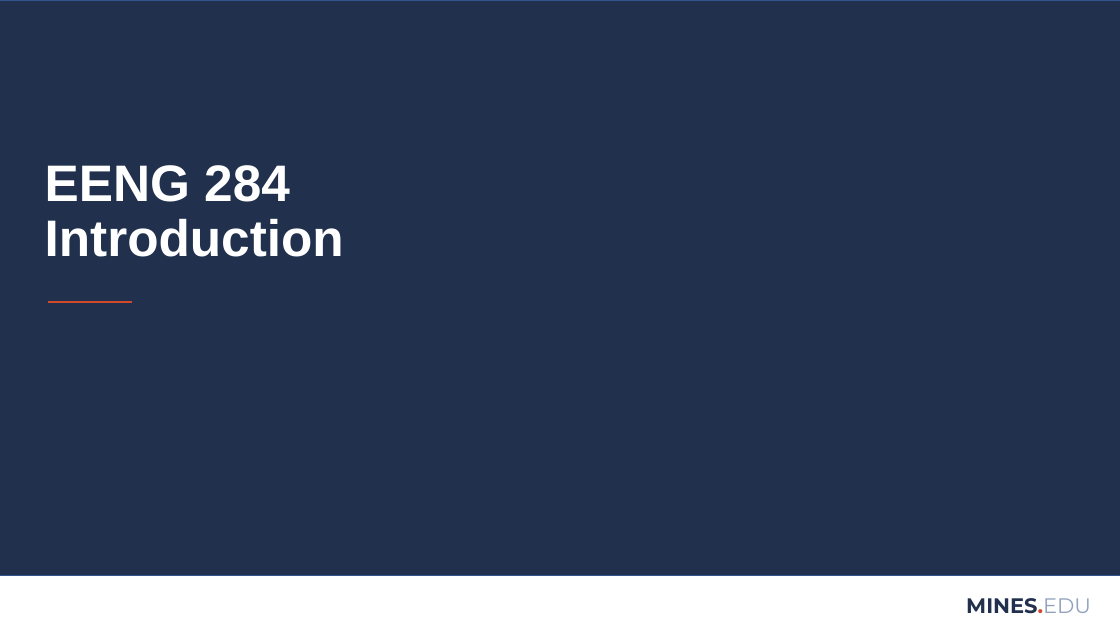
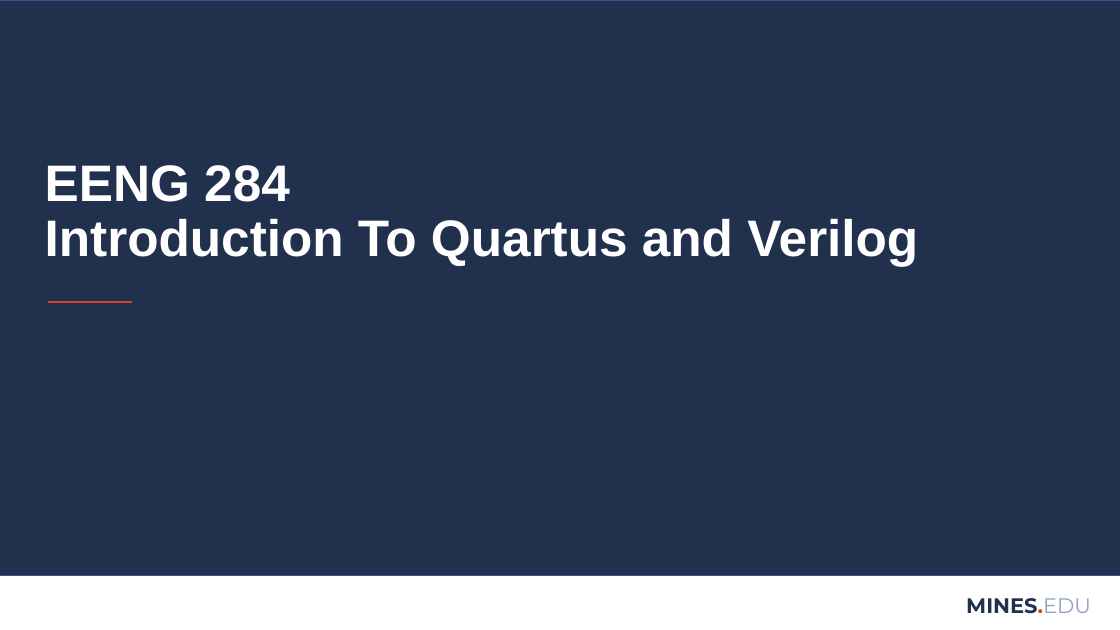
Before and after one commit to coulston/Digital-Design, a slide deck: slide 1 of Laboratory Latex/Lab01SimpleVerilog/LMS Upload Lab01/Lab01 presentation.pptx. Drawn at 1120x630 pixels with LibreOffice and Linux fonts; fonts in the diff are those of the drawing; background and template pictures are left out. Boxes give left, top, right and bottom in pixels: in the first picture for what was removed or moved away, otherwise in the second. Text is boxed around its words. In the diff, an @@ line names an element or a change of style, - is before the commit and + after.

```diff
--- a/Laboratory Latex/Lab01SimpleVerilog/LMS Upload Lab01/Lab01 presentation.pptx
+++ b/Laboratory Latex/Lab01SimpleVerilog/LMS Upload Lab01/Lab01 presentation.pptx
@@ title at [45, 165, 918, 266]: text changed @@
-EENG 284
-Introduction
+EENG 284
+Introduction To Quartus and Verilog
```
Also in this commit, not shown: 1 other slide changed, 6 slides added, 2 slides removed, 31 other files.
